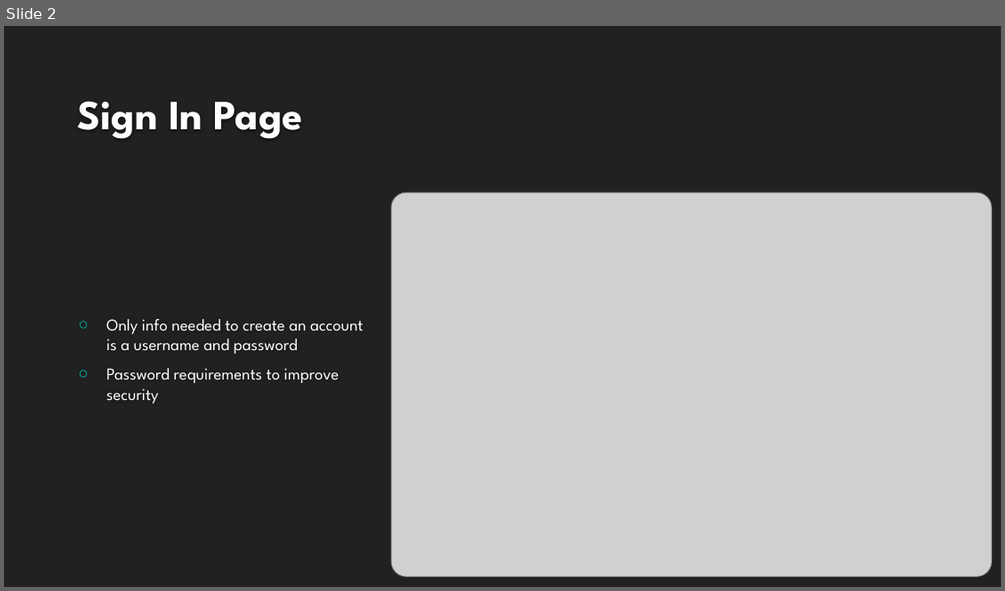
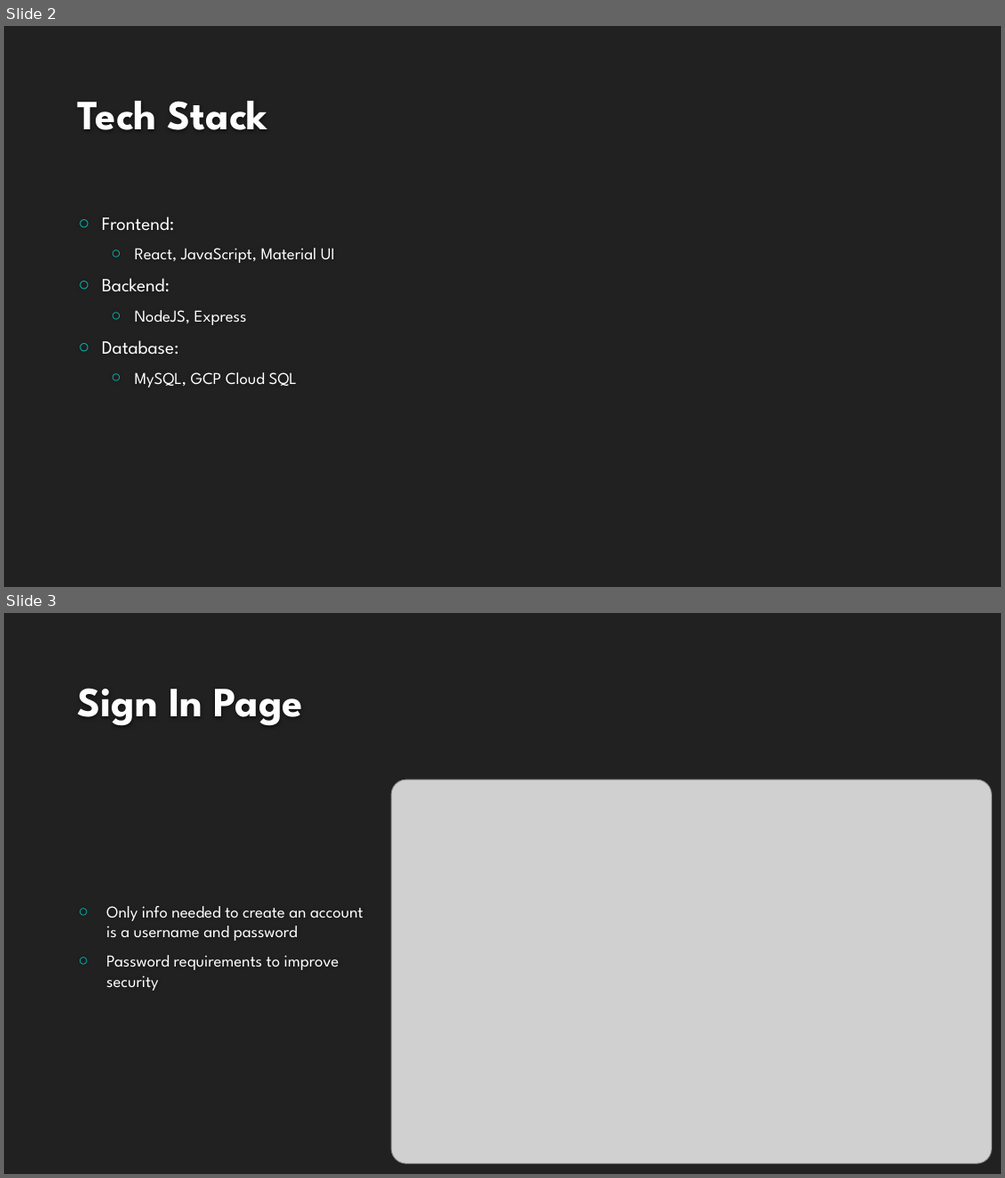
Before and after one commit to ElastiQR/ElastiQR, a slide deck: CS 340 Final Presentation.pptx. Shown one above the other, each under a label of ours: slide 2 before the commit, slides 2 and 3 after it. The pictures are 1005x591 and 1005x1178 pixels, drawn with LibreOffice and Linux fonts; fonts in the diff are those of the drawing; grey boxes stand for pictures; background and template pictures are left out. Boxes give left, top, right and bottom in pixels: in the first picture for what was removed or moved away, otherwise in the second. Text is boxed around its words. In the diff, an @@ line names an element or a change of style, - is before the commit and + after.

Commit message:
Added names, logo, and tech stack to presentation

```diff
--- a/CS 340 Final Presentation.pptx
+++ b/CS 340 Final Presentation.pptx
@@ slide 2 added at (4,26,1001,587), background #212121 @@
@@ title added at (78,101,268,130), 40 pt, text #FEFEFE, bold @@
+Tech Stack
@@ text added at (102,216,335,387), 16 pt, text #FFFFFF @@
+○ Frontend:
+  ○ React, JavaScript, Material UI
+○ Backend:
+  ○ NodeJS, Express
+○ Database:
+  ○ MySQL, GCP Cloud SQL
@@ what was slide 2 is now slide 3 @@
```
Also in this commit, not shown: 1 other slide added, 1 slide removed.
